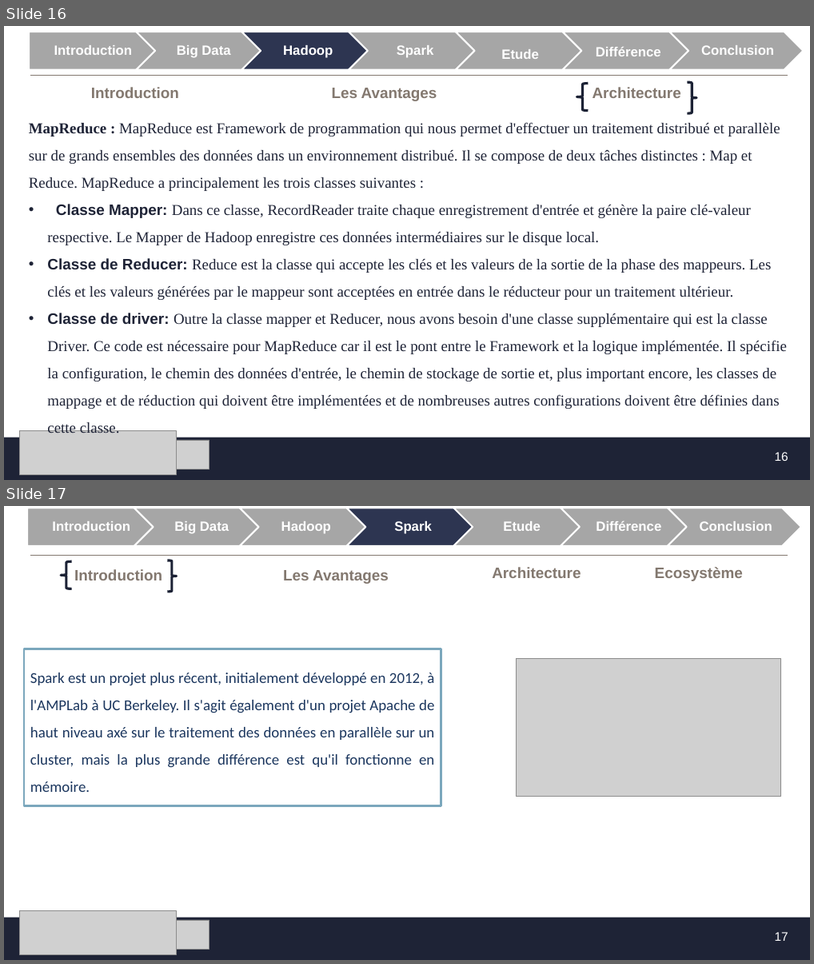
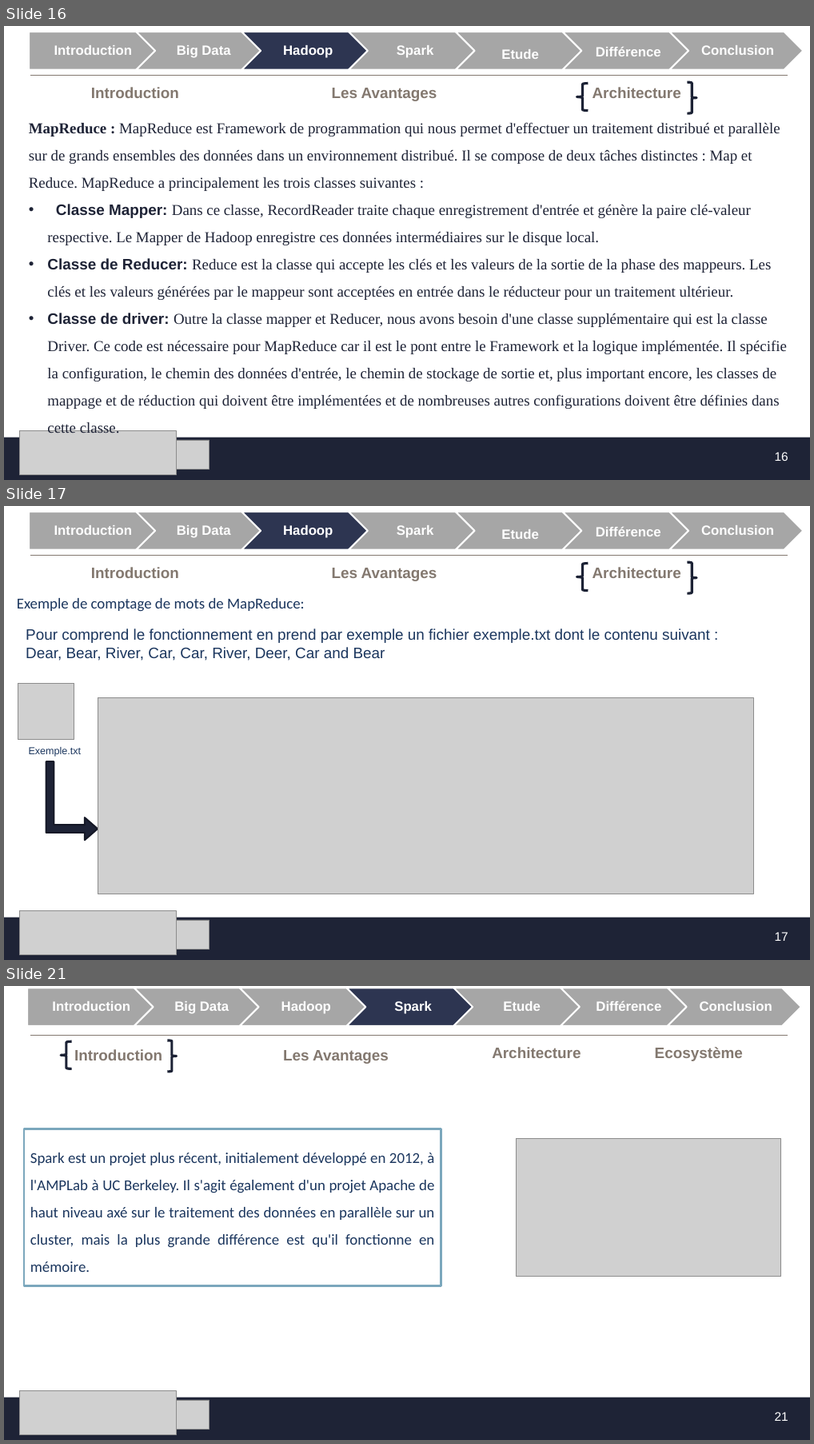
Before and after one commit to MF-13/E-Learning_Platforme, a slide deck: SFE/Présentation_SFE.pptx. Shown one above the other, each under a label of ours: slides 16 and 17 before the commit, slides 16, 17 and 21 after it; the slides between them are not shown. The pictures are 814x964 and 814x1444 pixels, drawn with LibreOffice and Linux fonts; fonts in the diff are those of the drawing; grey boxes stand for pictures; background and template pictures are left out. Boxes give left, top, right and bottom in pixels: in the first picture for what was removed or moved away, otherwise in the second. Text is boxed around its words. In the diff, an @@ line names an element or a change of style, - is before the commit and + after.

```diff
--- a/SFE/Présentation_SFE.pptx
+++ b/SFE/Présentation_SFE.pptx
@@ slide 17 added at [4, 506, 810, 960], background #FFFFFF; not listed: 4 template elements that a slide beside it also shows @@
@@ group added at [29, 512, 804, 549]: 7 texts, 6 chevrons, 1 pentagon arrow @@
+Introduction
+Big Data
+Hadoop
+Spark
+Etude
+Différence
+Conclusion
@@ title added at [91, 567, 179, 578], 18 pt, text #83786F, bold @@
+Introduction
@@ text added at [332, 568, 438, 581], 18 pt, text #83786F, bold @@
+Les Avantages
@@ left brace added at [578, 564, 589, 591], outline #1D2235 3 pt @@
@@ text added at [593, 567, 682, 578], 18 pt, text #83786F, bold @@
+Architecture
@@ right brace added at [687, 562, 697, 594], outline #1D2235 3 pt @@
@@ text added at [17, 598, 305, 612], 18 pt, text #1B365E @@
+Exemple de comptage de mots de MapReduce:
@@ text added at [26, 628, 710, 660], 18 pt, text #1B365E @@
+Pour comprend le fonctionnement en prend par exemple un fichier exemple.txt dont le contenu suivant :
+Dear, Bear, River, Car, Car, River, Deer, Car and Bear
@@ picture added at [18, 684, 74, 740] @@
@@ picture added at [98, 697, 754, 893] @@
@@ text added at [29, 747, 82, 756], 12 pt, text #1B365E @@
+Exemple.txt
@@ bent up arrow added at [46, 761, 98, 840], fill #1E2336, outline #161A28 2 pt @@
@@ picture added at [20, 911, 177, 954] @@
@@ picture added at [20, 920, 209, 949] @@
@@ page number added at [775, 932, 789, 940], 14.7 pt, text #FFFFFF @@
+17
@@ what was slide 17 is now slide 21 @@
@@ page number at [775, 1412, 789, 1420]: text changed @@
-17
+21
```
Also in this commit, not shown: 3 other slides added.
